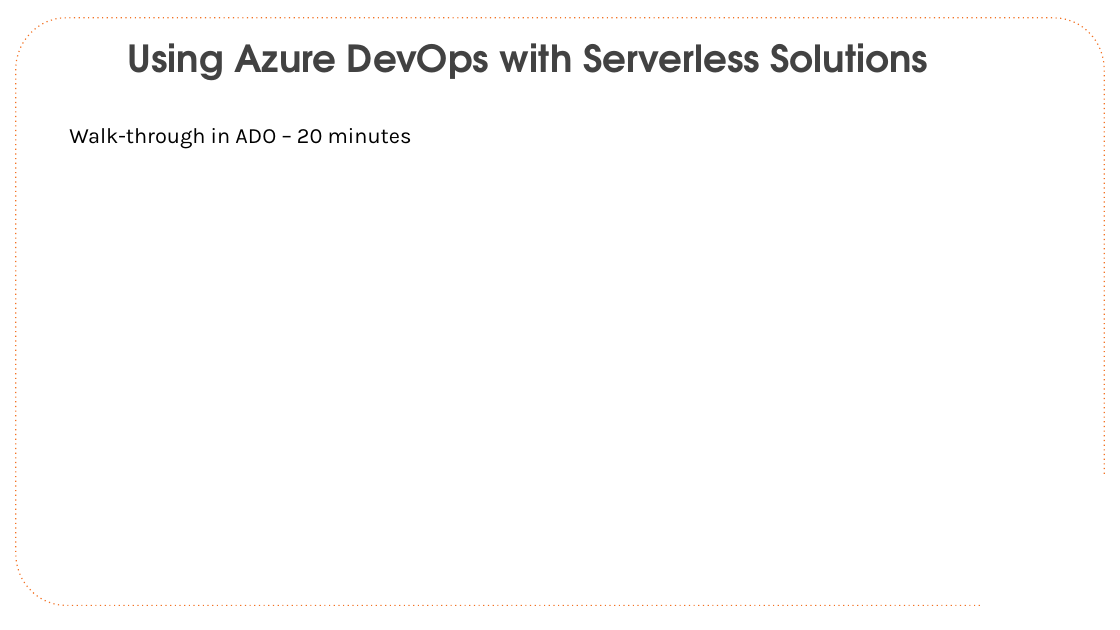
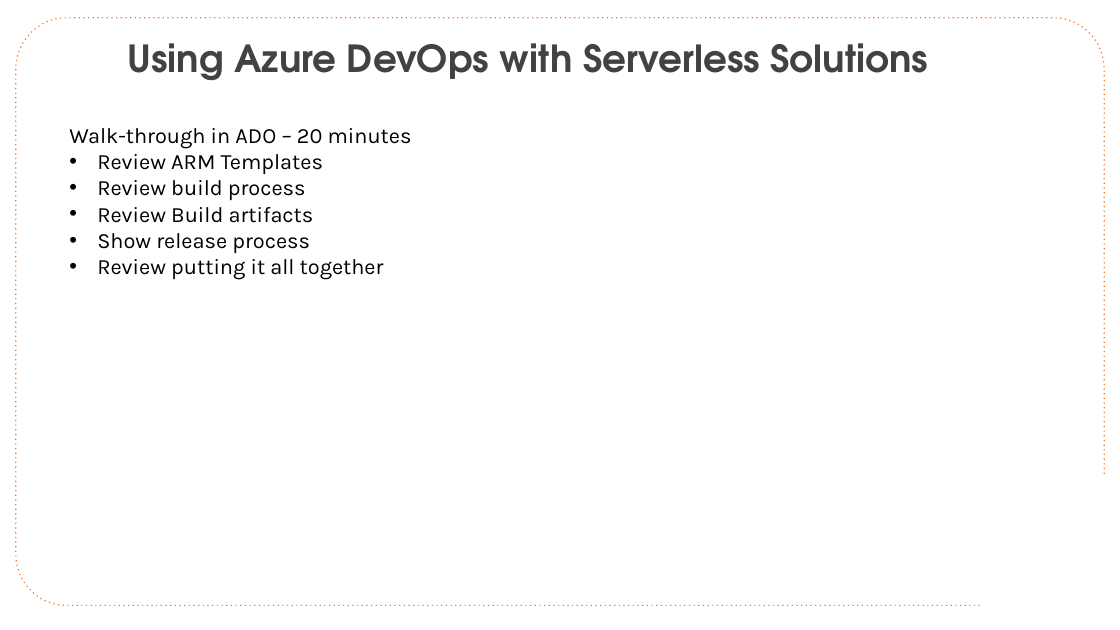
Before and after one commit to CloudSpecOps/Serverless-Architectures-with-Azure, a slide deck: slide 39 of Session Presentation/Azure-Serverless-Architecture-Session-Day-2.pptx. Drawn at 1120x630 pixels with LibreOffice and Linux fonts; fonts in the diff are those of the drawing; background and template pictures are left out. Boxes give left, top, right and bottom in pixels: in the first picture for what was removed or moved away, otherwise in the second. Text is boxed around its words. In the diff, an @@ line names an element or a change of style, - is before the commit and + after.

```diff
--- a/Session Presentation/Azure-Serverless-Architecture-Session-Day-2.pptx
+++ b/Session Presentation/Azure-Serverless-Architecture-Session-Day-2.pptx
@@ text at (97, 154, 384, 280): paragraphs added @@
+• Review ARM Templates
+• Review build process
+• Review Build artifacts
+• Show release process
+• Review putting it all together
```
Also in this commit, not shown: 5 other slides changed, 1 other file.
